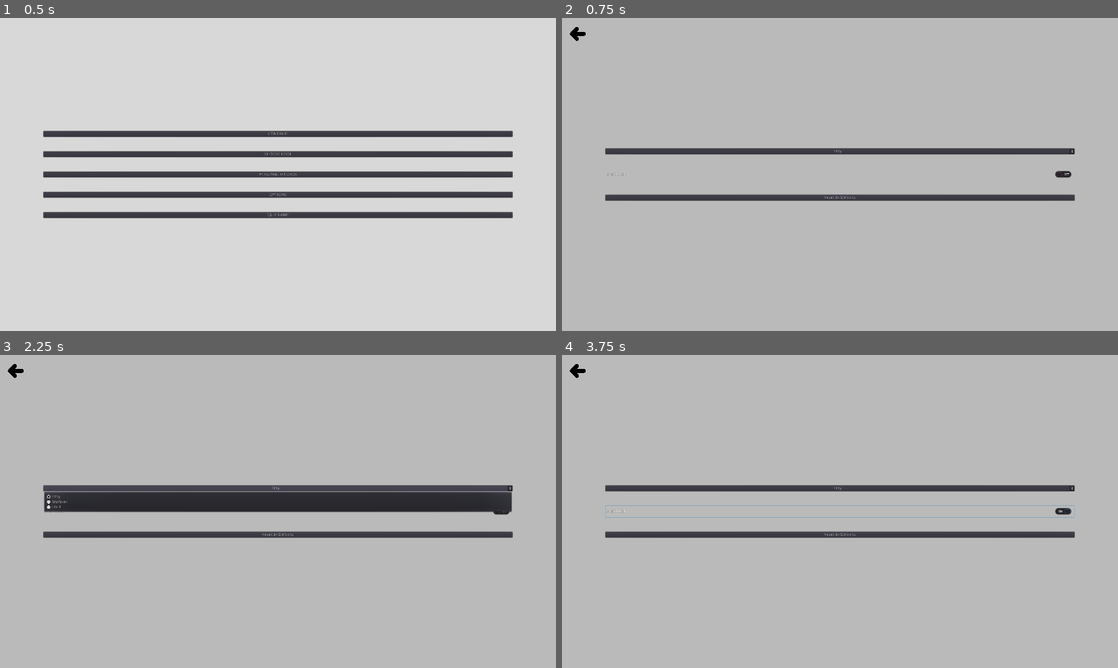
Above: before the commit, frames 1-4 (two rows, left to right).
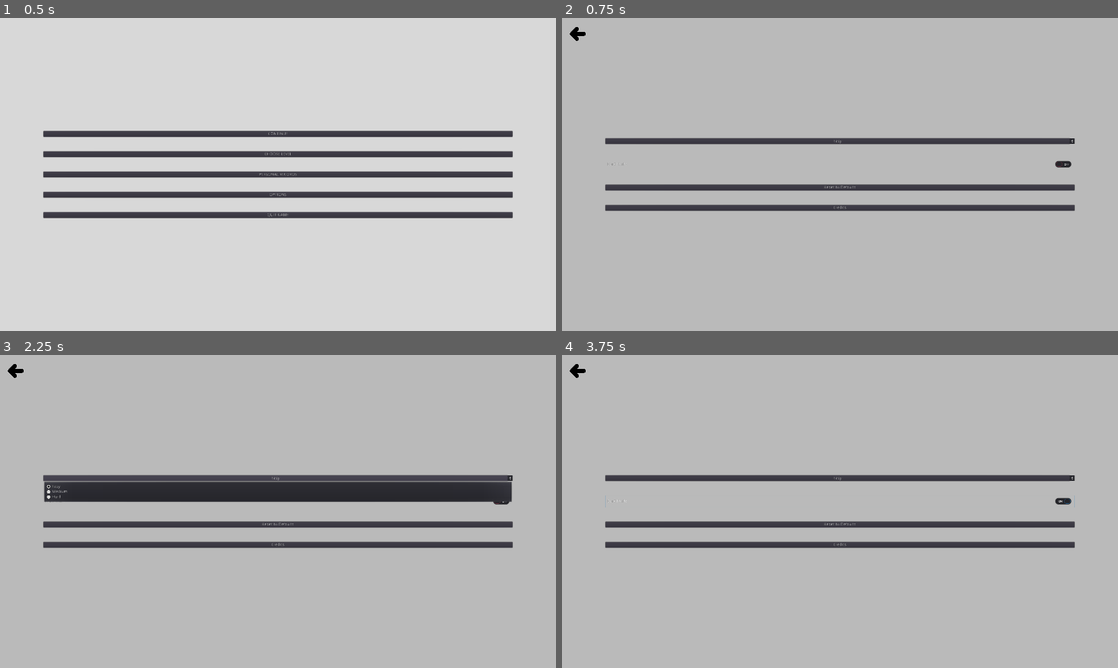
Above: after the commit, the same moments.

Repository: Inglo-Games/dollar-shuffle
Game: Godot game, scene res://scenes/main_menu.tscn
The game is run twice, just before and just after one commit, with the same random seed, the same clock (stepped at 60 frames per second) and the same inputs.
Inputs (mouse positions are in pixels of both pictures, inside the frame that each line leads up to):
- Up to frame 1 (0.5 s): no input
- Up to frame 2 (0.75 s): click "OPTIONS" at 0.5 s
- Up to frame 3 (2.25 s): click (278, 545) at 1.25 s, where only the run after the commit has a clickable "Credits"; click "Easy" at 2 s
- Up to frame 4 (3.75 s): click "Easy" at 2.75 s; click "Dark Mode" at 3.5 s

Frame 1 is identical in both runs. In frame 2, 9.3% of the frame differs, in the area x 7-93%, y 38-62%; in frame 3, 13%; in frame 4, 9.7%.

Commit message:
Adding button for attributions page

Diff:
--- a/scenes/opts_menu.tscn
+++ b/scenes/opts_menu.tscn
@@ -3,7 +3,7 @@
 [ext_resource path="res://scripts/opts_menu.gd" type="Script" id=1]
 [ext_resource path="res://assets/back_light.png" type="Texture" id=2]
 
-[node name="base" type="Control"]
+[node name="base" type="Control" index="0"]
 
 anchor_left = 0.0
 anchor_top = 0.0
@@ -86,9 +86,9 @@
 anchor_top = 0.0
 anchor_right = 0.0
 anchor_bottom = 0.0
-margin_top = 165.0
-margin_right = 300.0
-margin_bottom = 185.0
+margin_top = 370.0
+margin_right = 1620.0
+margin_bottom = 390.0
 rect_pivot_offset = Vector2( 0, 0 )
 rect_clip_content = false
 focus_mode = 2
@@ -112,9 +112,9 @@
 anchor_top = 0.0
 anchor_right = 0.0
 anchor_bottom = 0.0
-margin_top = 235.0
-margin_right = 300.0
-margin_bottom = 275.0
+margin_top = 440.0
+margin_right = 1620.0
+margin_bottom = 480.0
 rect_pivot_offset = Vector2( 0, 0 )
 rect_clip_content = false
 focus_mode = 2
@@ -137,9 +137,9 @@
 anchor_top = 0.0
 anchor_right = 0.0
 anchor_bottom = 0.0
-margin_top = 325.0
-margin_right = 300.0
-margin_bottom = 345.0
+margin_top = 530.0
+margin_right = 1620.0
+margin_bottom = 550.0
 rect_pivot_offset = Vector2( 0, 0 )
 rect_clip_content = false
 focus_mode = 2
@@ -154,3 +154,27 @@
 text = "Reset to Defaults"
 flat = false
 align = 1
+
+[node name="attribs" type="Button" parent="opts_menu_container" index="3"]
+
+anchor_left = 0.0
+anchor_top = 0.0
+anchor_right = 0.0
+anchor_bottom = 0.0
+margin_top = 600.0
+margin_right = 1620.0
+margin_bottom = 620.0
+rect_pivot_offset = Vector2( 0, 0 )
+rect_clip_content = false
+focus_mode = 2
+mouse_filter = 0
+mouse_default_cursor_shape = 0
+size_flags_horizontal = 1
+size_flags_vertical = 1
+toggle_mode = false
+enabled_focus_mode = 2
+shortcut = null
+group = null
+text = "Credits"
+flat = false
+align = 1
--- a/scripts/opts_menu.gd
+++ b/scripts/opts_menu.gd
@@ -8,6 +8,7 @@
 onready var diff_sel = get_node("opts_menu_container/difficulty_selector")
 onready var darkm_check = get_node("opts_menu_container/darkmode_check")
 onready var reset_btn = get_node("opts_menu_container/reset")
+onready var attrib_btn = get_node("opts_menu_container/attribs")
 
 # Menu text arrays
 var diff_array = ["Easy", "Medium", "Hard"]
@@ -26,6 +27,7 @@
 	diff_sel.connect("item_selected", self, "on_diff_selected")
 	darkm_check.connect("pressed", self, "on_darkm_selected")
 	reset_btn.connect("pressed", self, "set_defaults")
+	attrib_btn.connect("pressed", self, "show_attributions")
 
 func close_menu():
 	# Save options
@@ -48,6 +50,10 @@
 	# Save selected boolean to pers_opts
 	globals.pers_opts["darkmode"] = darkm_check.is_pressed()
 
+func show_credits():
+	# Todo: Add attributions page
+	pass
+
 func set_defaults():
 	# Write default values to options file
 	globals.pers_opts = globals.get_options_defaults()
